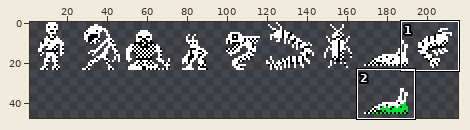
Pixel-art file -- assets/asesprite/creatures_ase.aseprite. Above, an overview of the earlier version with the close-up marked.
Close-up. Before:
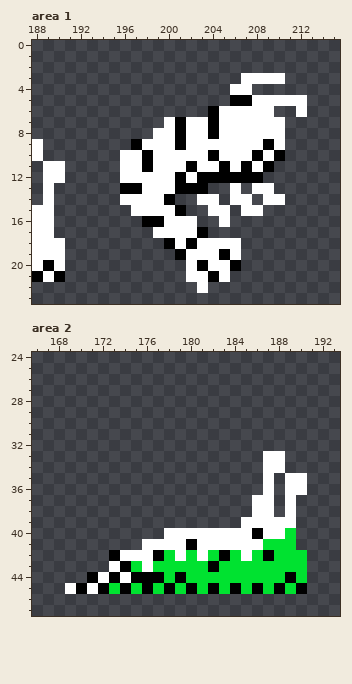
216x48 pixels, 1 frame. Shown: area 1: x 188..215, y 0..23; area 2: x 166..193, y 24..47. The wide view leaves out empty margins.
The result:
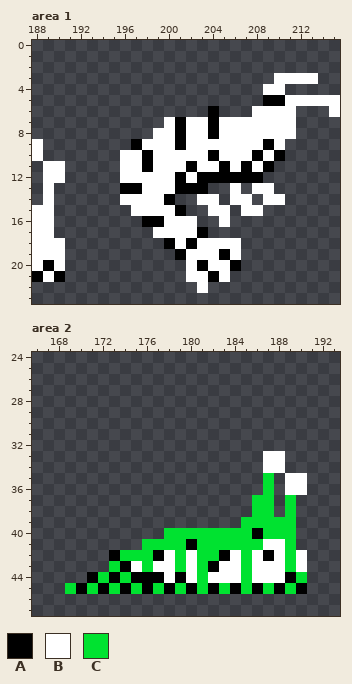
Palette (. is transparent): A #000000  B #ffffff  C #00e230
What changed:
{"where": "area 1"}
{"y":3,"x":207,"old":"BBB","new":"..."}
{"y":3,"x":211,"old":"...","new":"BBB"}
{"y":4,"x":206,"old":"BB","new":".."}
{"y":4,"x":209,"old":"..","new":"BB"}
{"y":5,"x":206,"old":"AABBB","new":"...AA"}
{"y":5,"x":213,"old":"...","new":"BBB"}
{"y":6,"x":205,"old":"BBB","new":"..."}
{"y":6,"x":210,"old":"..B","new":"BB."}
{"y":6,"x":215,"old":".","new":"B"}
{"y":7,"x":211,"old":".","new":"B"}
{"y":8,"x":211,"old":".","new":"B"}
{"where": "area 2"}
{"y":35,"x":187,"old":"B","new":"C"}
{"y":36,"x":187,"old":"B","new":"C"}
{"y":37,"x":186,"old":"BB","new":"CC"}
{"y":37,"x":189,"old":"B","new":"C"}
{"y":38,"x":186,"old":"BB","new":"CC"}
{"y":38,"x":189,"old":"B","new":"C"}
{"y":39,"x":185,"old":"BBBBB","new":"CCCCC"}
{"y":40,"x":178,"old":"BBBBBBBB","new":"CCCCCCCC"}
{"y":40,"x":187,"old":"BB","new":"CC"}
{"y":41,"x":176,"old":"BBBB","new":"CCCC"}
{"y":41,"x":181,"old":"BBBBBBCC","new":"CCCCCCBB"}
{"y":42,"x":174,"old":"BBB","new":"CCC"}
{"y":42,"x":178,"old":"CBCB","new":"BCBC"}
{"y":42,"x":184,"old":"CBC","new":"BCB"}
{"y":42,"x":188,"old":"C","new":"B"}
{"y":42,"x":190,"old":"C","new":"B"}
{"y":43,"x":173,"old":"B","new":"C"}
{"y":43,"x":175,"old":"CBCC","new":"BCBB"}
{"y":43,"x":180,"old":"C","new":"B"}
{"y":43,"x":183,"old":"CC","new":"BB"}
{"y":43,"x":186,"old":"CCC","new":"BBB"}
{"y":43,"x":190,"old":"C","new":"B"}
{"y":44,"x":172,"old":"B","new":"C"}
{"y":44,"x":174,"old":"B","new":"C"}
{"y":44,"x":178,"old":"C","new":"B"}
{"y":44,"x":180,"old":"C","new":"B"}
{"y":44,"x":182,"old":"CCC","new":"BBB"}
{"y":44,"x":186,"old":"CCC","new":"BBB"}
{"y":45,"x":169,"old":"B","new":"C"}
{"y":45,"x":171,"old":"B","new":"C"}
{"label":"changed","picture_box":[219,73,340,139]}
{"label":"changed","picture_box":[65,473,307,594]}
